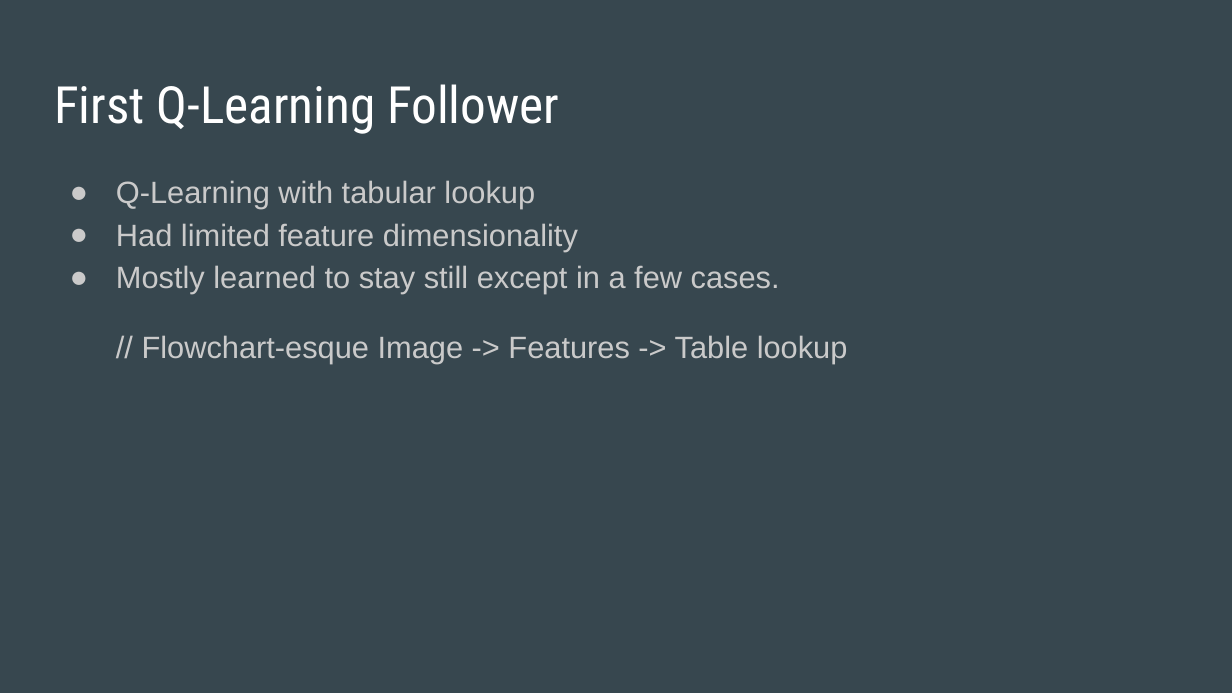
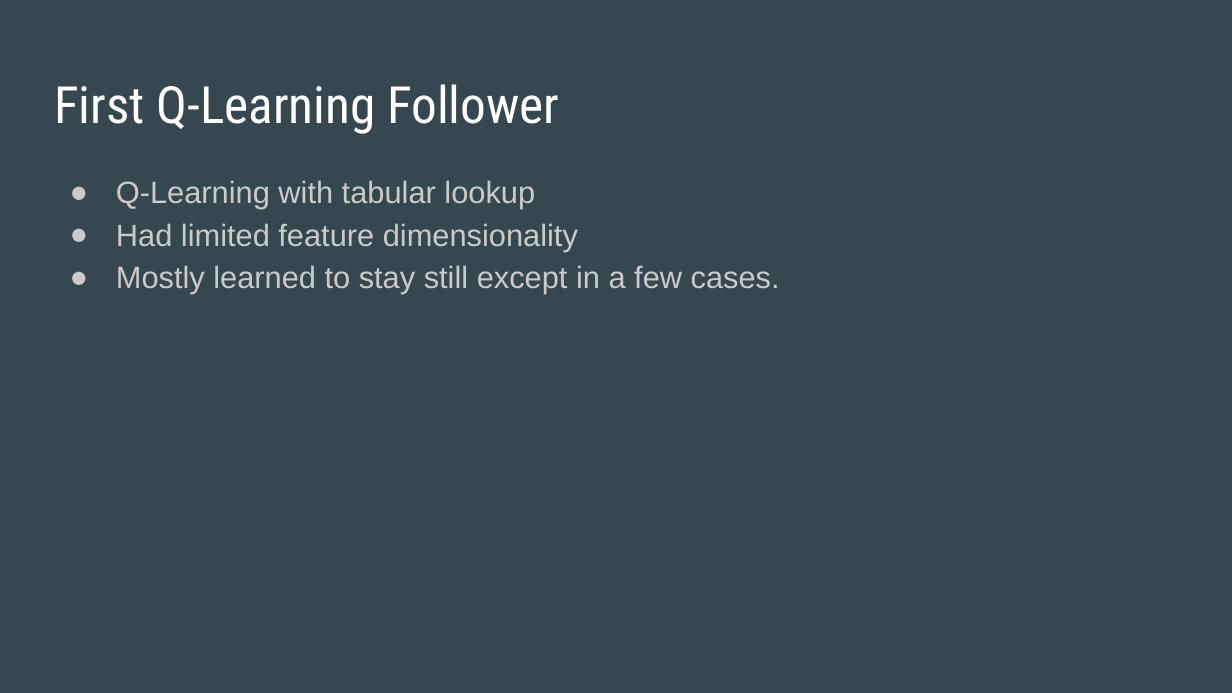
Before and after one commit to Deliquescence/CapstoneRobot, a slide deck: slide 9 of Documentation/Final Presentation.pptx. Drawn at 1232x693 pixels with LibreOffice and Linux fonts; fonts in the diff are those of the drawing. Boxes give left, top, right and bottom in pixels: in the first picture for what was removed or moved away, otherwise in the second. Text is boxed around its words. In the diff, an @@ line names an element or a change of style, - is before the commit and + after.

```diff
--- a/Documentation/Final Presentation.pptx
+++ b/Documentation/Final Presentation.pptx
@@ text at box(142, 335, 848, 364): paragraph removed @@
-// Flowchart-esque Image -> Features -> Table lookup
```
Also in this commit, not shown: 5 other slides changed.
